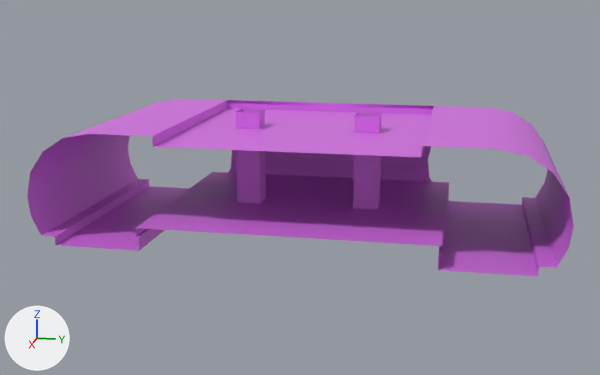
The FBX model Assets/Models/Modular Assets/Tunnels_Platform/PlatformEdges.fbx, before and after one commit.
Before and after are seen from a 50 mm camera at (38.8, 6.4, 10.0) aimed at (5.2, -0.3, 1.6). Every picture has the same lights, and +X, +Y and +Z are marked at lower left. The older version comes first. Where no turn or scale is listed for an object, it has been applied to the vertices.

Script lines for the objects in view, before the commit:
```python
me_cylinder_010 = bpy.data.meshes.new('Cylinder.010')
me_cylinder_010.from_pydata(...)  # 330 vertices, 252 faces; spans x 0.0..10.0, y -10.2..10.2, z 0.0..4.8
me_cylinder_010.materials.append(mat_soli)  # pink #d870e7
ob_platformedge = bpy.data.objects.new('PLatformEdge', me_cylinder_010)
ob_platformedge.location = (0.0, 0.0, 0.0)
```
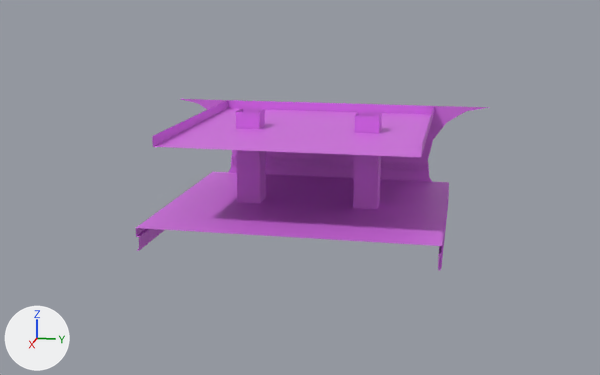
Where the change shows, as pixel boxes [x1, y1, x2, y2] in the pictures (600 x 375 px):
'PLatformEdge', reshaped (35% narrower): before [27, 99, 574, 276]; after [136, 99, 490, 270]
part 1 of me_cylinder_010, deleted: before [27, 99, 227, 250]
part 2 of me_cylinder_010, deleted: before [422, 106, 574, 276]

What the commit changed:
me_cylinder_010 is used by ob_platformedge; location (0.0, 0.0, 0.0).
me_cylinder_010 had 330 vertices, 252 faces and spanned x 0.0..10.0, y -10.2..10.2, z 0.0..4.8.
me_cylinder_010 now has 296 vertices, 232 faces and spans x 0.0..10.0, y -7.5..7.5, z 0.0..4.8.
Part 1, on me_cylinder_010:
17 vertices are removed from x 0.0..10.0, y -10.2..-7.5, z 0.0..4.5.
10 faces are deleted.
Part 2, on me_cylinder_010:
17 vertices are removed from x 0.0..10.0, y 7.5..10.2, z 0.0..4.5.
10 faces are deleted.
